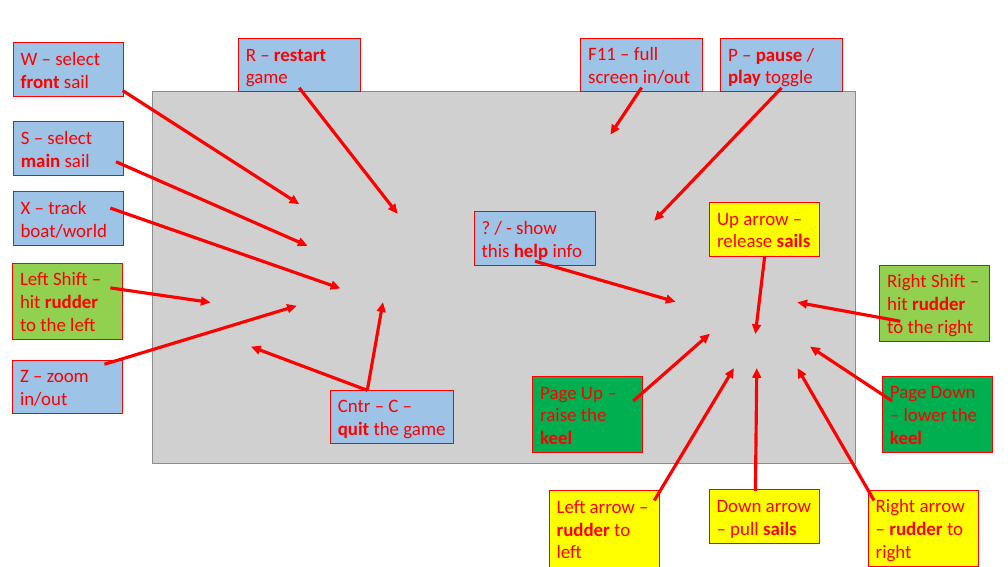
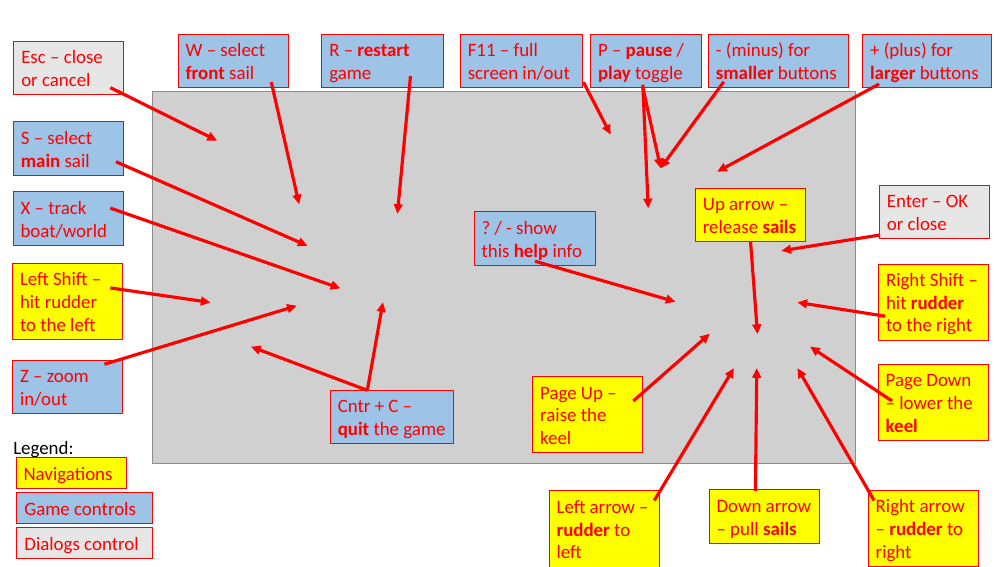
Before and after one commit to Ofek-Shani/Saba_Sailing, a slide deck: slide 1 of keyboard guide for sailing.pptx. Drawn at 1008x567 pixels with LibreOffice and Linux fonts; fonts in the diff are those of the drawing; grey boxes stand for pictures. Boxes give left, top, right and bottom in pixels: in the first picture for what was removed or moved away, otherwise in the second. Text is boxed around its words. In the diff, an @@ line names an element or a change of style, - is before the commit and + after.

```diff
--- a/keyboard guide for sailing.pptx
+++ b/keyboard guide for sailing.pptx
@@ rectangle added at [14,42,124,95], fill #E7E6E6, outline #FF0000 0.75 pt, 18 pt, text #FF0000 @@
+Esc – close or cancel
@@ rectangle "W – select front sail": place and size @@
-rectangle "W – select front sail" at [13,43,123,97]
+rectangle "W – select front sail" at [178,34,289,88]
@@ rectangle "R – restart game": place and size @@
-rectangle "R – restart game" at [238,39,360,92]
+rectangle "R – restart game" at [322,34,444,88]
@@ rectangle "F11 – full screen in/out": place and size @@
-rectangle "F11 – full screen in/out" at [581,39,702,92]
+rectangle "F11 – full screen in/out" at [461,34,582,88]
@@ rectangle "P – pause / play ...": place and size @@
-rectangle "P – pause / play ..." at [721,39,842,92]
+rectangle "P – pause / play ..." at [591,34,702,88]
@@ rectangle added at [709,34,848,88], fill #9DC3E6, outline #FF0000 0.75 pt, 18 pt, text #FF0000 @@
+- (minus) for smaller buttons
@@ rectangle added at [863,34,991,88], fill #9DC3E6, outline #FF0000 0.75 pt, 18 pt, text #FF0000 @@
++ (plus) for larger buttons
@@ arrow added from (110, 88) to (217, 141), #FF0000 3 pt @@
@@ arrow moved from (123, 91) - (299, 204) to (271, 82) - (299, 204) @@
@@ arrow moved from (299, 88) - (398, 214) to (411, 76) - (398, 214) @@
@@ arrow moved from (642, 88) - (611, 135) to (584, 82) - (611, 135) @@
@@ arrow moved from (782, 88) - (655, 221) to (643, 85) - (648, 208) @@
@@ arrow added from (643, 88) to (661, 168), #FF0000 3 pt @@
@@ arrow added from (724, 82) to (661, 168), #FF0000 3 pt @@
@@ arrow added from (879, 84) to (718, 172), #FF0000 3 pt @@
@@ rectangle "Up arrow – release sails": place and size @@
-rectangle "Up arrow – release sails" at [710,203,820,256]
+rectangle "Up arrow – release sails" at [696,188,806,242]
@@ rectangle added at [879,185,990,239], fill #E7E6E6, outline #FF0000 0.75 pt, 18 pt, text #FF0000 @@
+Enter – OK or close
@@ arrow added from (880, 235) to (782, 251), #FF0000 3 pt @@
@@ rectangle "Left Shift – hit rudder ..." at [13,263,123,340]: bold off in "rudder"; fill #92D050 to #FFFF00 @@
@@ arrow moved from (765, 256) - (755, 334) to (751, 242) - (758, 334) @@
@@ rectangle "Right Shift – hit rudder ..." at [879,264,989,340]: fill #92D050 to #FFFF00 @@
@@ arrow moved from (901, 321) - (798, 302) to (885, 316) - (798, 302) @@
@@ rectangle "Page Up – raise the ..." at [533,377,644,453]: bold off in "keel"; fill #00B050 to #FFFF00 @@
@@ rectangle "Page Down – lower the ...": place and size @@
-rectangle "Page Down – lower the ..." at [882,377,993,453]
+rectangle "Page Down – lower the ..." at [879,364,989,441]
@@ rectangle "Page Down – lower the ..." at [879,364,989,441]: fill #00B050 to #FFFF00 @@
@@ text in rectangle at [338,399,445,439]: text changed @@
-Cntr – C – quit the game
+Cntr + C – quit the game
@@ text added at [13,441,73,459], 18 pt, text #000000 @@
+Legend:
@@ rectangle added at [16,457,126,488], fill #FFFF00, outline #FF0000 0.75 pt, 18 pt, text #FF0000 @@
+Navigations
@@ rectangle added at [17,493,153,523], fill #9DC3E6, outline #FF0000 0.75 pt, 18 pt, text #FF0000 @@
+Game controls
@@ rectangle added at [17,528,153,558], fill #E7E6E6, outline #FF0000 0.75 pt, 18 pt, text #FF0000 @@
+Dialogs control
```
Also in this commit, not shown: 1 slide added, 1 slide removed, 24 other files.
